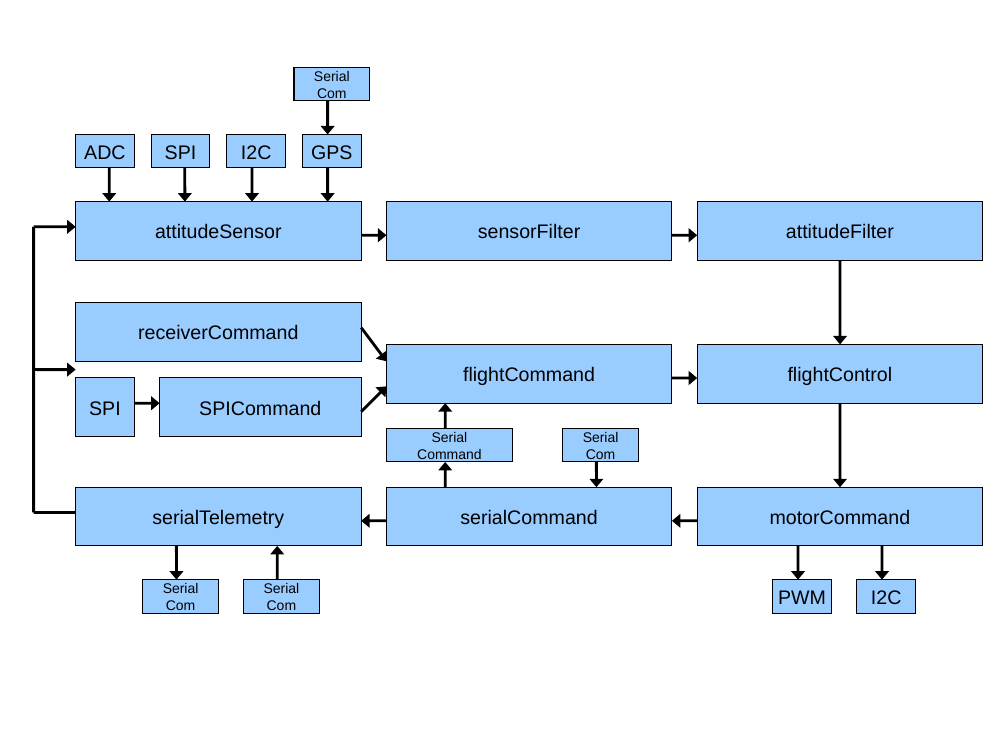
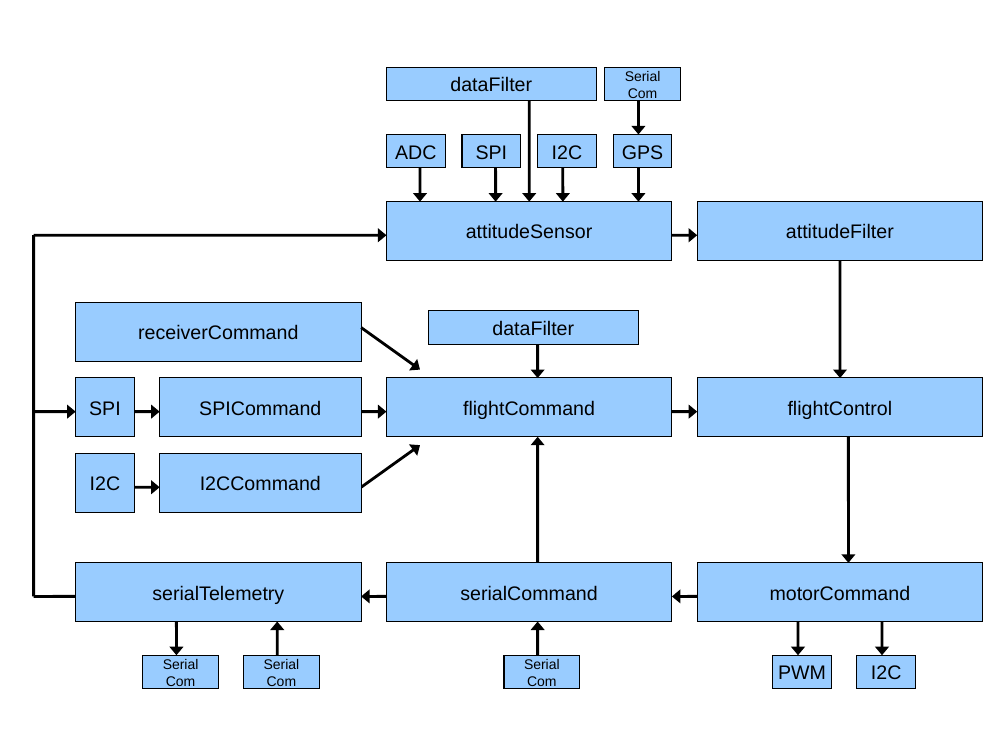
Before and after one commit to HonkStonk/AeroQuad, a slide deck: slide 1 of Documentation/Architecture/AeroQuadSoftwareFlowDiagram.ppt. Drawn at 1008x756 pixels with LibreOffice and Linux fonts; fonts in the diff are those of the drawing. Boxes give left, top, right and bottom in pixels: in the first picture for what was removed or moved away, otherwise in the second. Text is boxed around its words. In the diff, an @@ line names an element or a change of style, - is before the commit and + after.

```diff
--- a/Documentation/Architecture/AeroQuadSoftwareFlowDiagram.ppt
+++ b/Documentation/Architecture/AeroQuadSoftwareFlowDiagram.ppt
@@ rectangle added at [386, 68, 596, 101], fill #99CCFF, outline #000000 0.74 pt, 14 pt, text #000000 @@
+dataFilter
@@ arrow added from (529, 101) to (529, 202), #000000 2.01 pt @@
@@ 6 rectangles, 1 arrow: place and size @@
-6 rectangles, 1 arrow at [76, 68, 370, 260]
+6 rectangles, 1 arrow at [386, 68, 680, 260]
@@ arrow moved from (328, 168) - (328, 202) to (420, 168) - (420, 202) @@
@@ arrow moved from (252, 168) - (252, 202) to (496, 168) - (496, 202) @@
@@ arrow moved from (109, 168) - (109, 202) to (562, 168) - (562, 202) @@
@@ arrow moved from (184, 168) - (184, 202) to (638, 168) - (638, 202) @@
@@ rectangle removed at [386, 202, 671, 260] @@
-sensorFilter
@@ line moved from (33, 512) - (33, 227) to (33, 597) - (33, 235) @@
@@ arrow removed from (33, 227) to (76, 227) @@
@@ arrow added from (33, 235) to (386, 235), #000000 2.01 pt @@
@@ arrow moved from (840, 260) - (840, 345) to (840, 260) - (840, 378) @@
@@ arrow moved from (361, 328) - (386, 361) to (361, 328) - (420, 370) @@
@@ rectangle added at [428, 310, 638, 344], fill #99CCFF, outline #000000 0.74 pt, 14 pt, text #000000 @@
+dataFilter
@@ arrow moved from (446, 428) - (446, 403) to (537, 345) - (537, 378) @@
@@ arrow moved from (33, 370) - (76, 370) to (33, 411) - (76, 411) @@
@@ arrow moved from (134, 403) - (159, 403) to (134, 411) - (159, 411) @@
@@ arrow moved from (361, 411) - (386, 386) to (361, 411) - (386, 411) @@
@@ 2 rectangles, 1 arrow: place and size @@
-2 rectangles, 1 arrow at [386, 345, 983, 403]
+2 rectangles, 1 arrow at [386, 378, 983, 436]
@@ arrow moved from (446, 487) - (446, 462) to (361, 487) - (420, 446) @@
@@ rectangle removed at [386, 428, 512, 462] @@
-Serial
-Command
@@ arrow moved from (597, 462) - (597, 487) to (537, 562) - (537, 436) @@
@@ arrow moved from (840, 403) - (840, 487) to (849, 436) - (849, 562) @@
@@ rectangle added at [76, 454, 134, 512], fill #99CCFF, outline #000000 0.74 pt, 14 pt, text #000000 @@
+I2C
@@ rectangle added at [159, 454, 361, 512], fill #99CCFF, outline #000000 0.74 pt, 14 pt, text #000000 @@
+I2CCommand
@@ arrow moved from (361, 235) - (386, 235) to (134, 487) - (159, 487) @@
@@ line moved from (76, 512) - (33, 512) to (76, 597) - (33, 597) @@
@@ 7 rectangles, 6 arrows: place and size @@
-7 rectangles, 6 arrows at [76, 487, 983, 613]
+7 rectangles, 6 arrows at [76, 562, 983, 688]
@@ arrow added from (537, 655) to (537, 622), #000000 2.01 pt @@
@@ rectangle "Serial": place and size @@
-rectangle "Serial" at [562, 428, 638, 462]
+rectangle "Serial" at [504, 655, 580, 688]
```
Also in this commit, not shown: 1 slide added, 2 other files.
